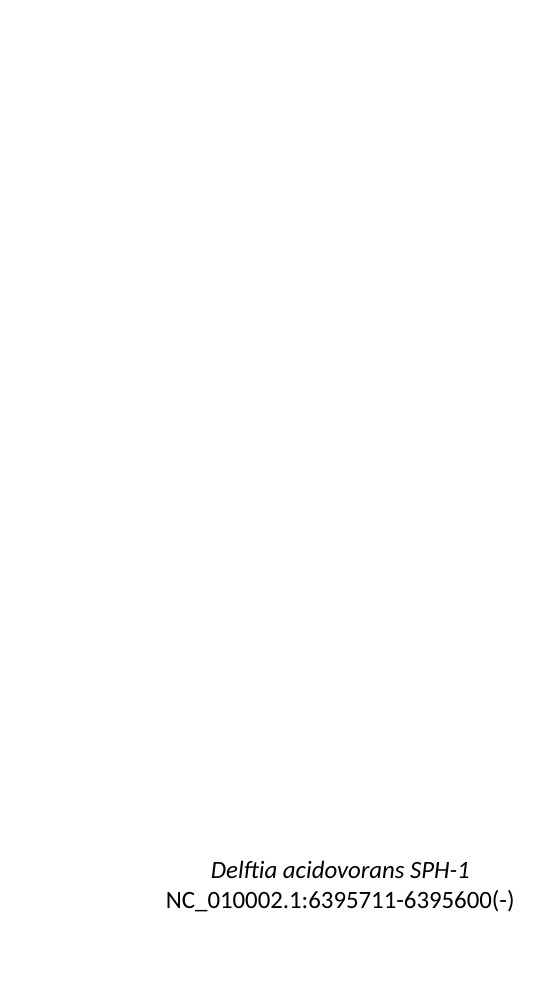
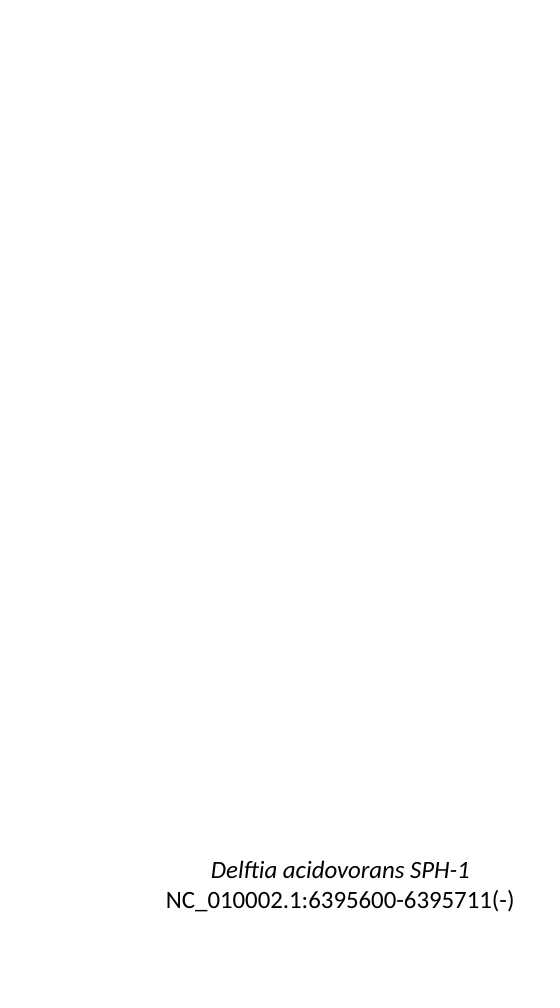
Before and after one commit to vanya-antonov/article-chelatase, a slide deck: slide 1 of images/rnafold_Da_extended.pptx. Drawn at 560x1008 pixels with LibreOffice and Linux fonts; fonts in the diff are those of the drawing; background and template pictures are left out. Boxes give left, top, right and bottom in pixels: in the first picture for what was removed or moved away, otherwise in the second. Text is boxed around its words. In the diff, an @@ line names an element or a change of style, - is before the commit and + after.

```diff
--- a/images/rnafold_Da_extended.pptx
+++ b/images/rnafold_Da_extended.pptx
@@ text at (166, 890, 515, 912): text changed @@
-NC_010002.1:6395711-6395600(-)
+NC_010002.1:6395600-6395711(-)
```
Also in this commit, not shown: 9 other files.
